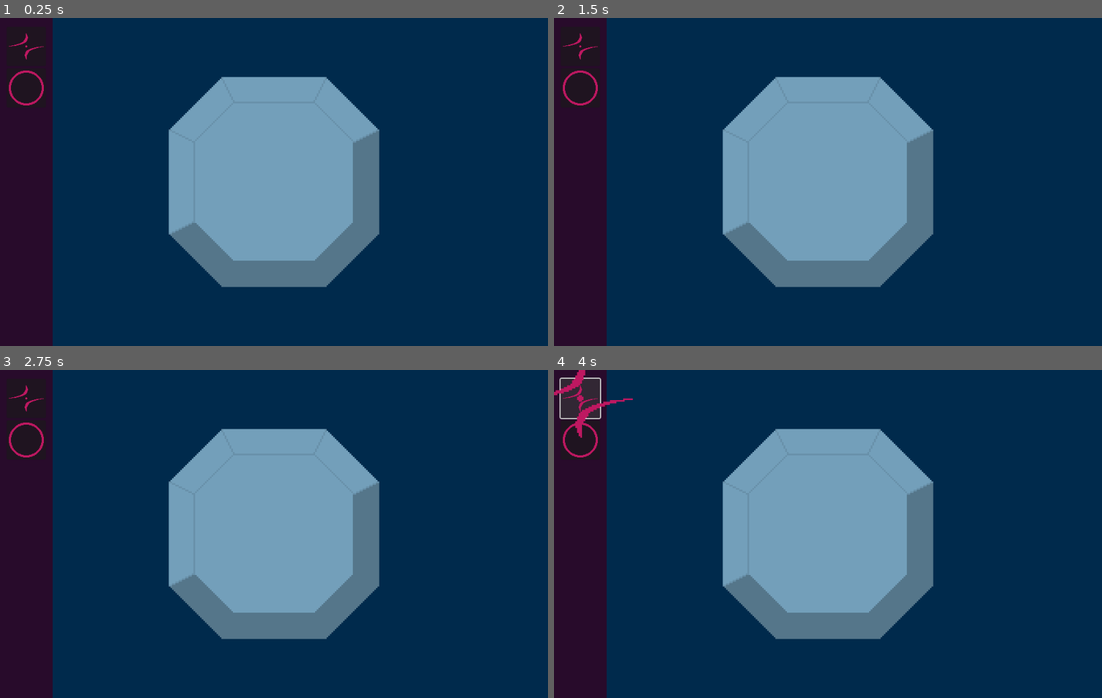
Above: before the commit, frames 1-4 (two rows, left to right).
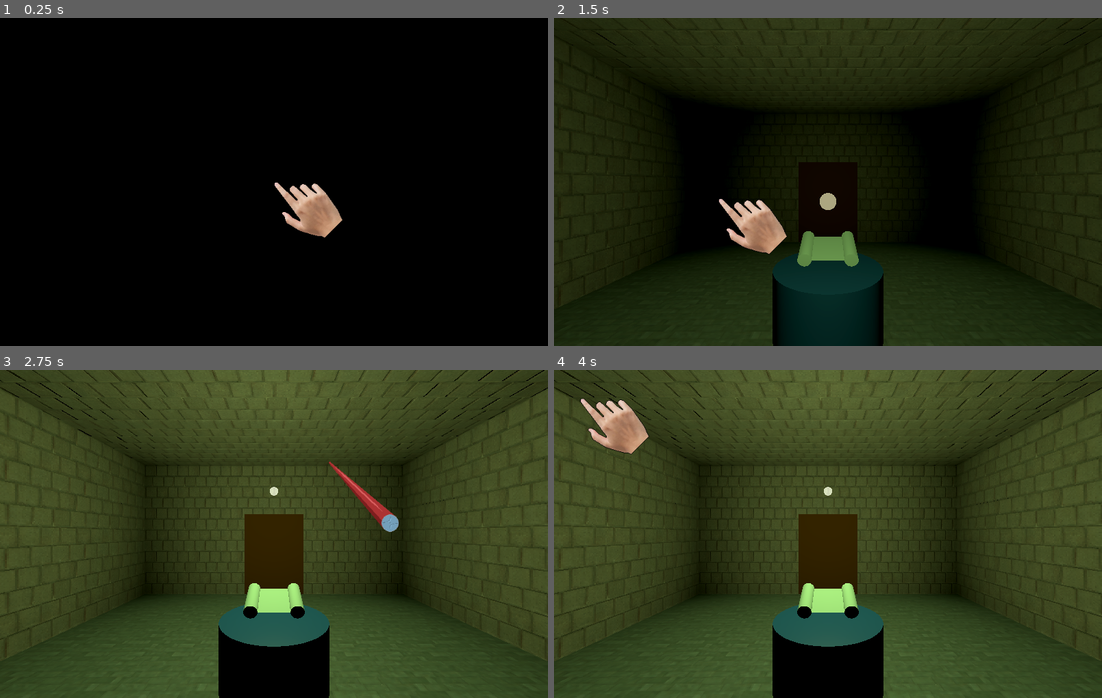
Above: after the commit, the same moments.

Repository: Wake1st/symbols-and-sorcery
Game: Godot game, scene res://rooms/light_room.tscn
Same seed, same stepped clock (60 frames per second), same inputs: the game is played once before the commit and once after it. Before the commit the project starts from res://rune_crafter/rune_crafter.tscn.
Inputs (mouse positions are in pixels of both pictures, inside the frame that each line leads up to):
- Up to frame 1 (0.25 s): no input
- Up to frame 2 (1.5 s): tap Enter at 0.5 s; move the mouse to (948, 165) at 0.52 s; hold Right mouse button (use_wand) 0.53-1.28 s; click (948, 165) at 0.67 s; move the mouse to (718, 198) at 1.27 s; right-click (718, 198) at 1.35 s; click (718, 198) at 1.42 s
- Up to frame 3 (2.75 s): move the mouse to (328, 461) at 2.02 s; hold Right mouse button (use_wand) from 2.03 s (still down); click (328, 461) at 2.17 s
- Up to frame 4 (4 s): tap Space at 2.75 s; move the mouse to (800, 599) at 2.77 s; release Right mouse button (use_wand) at 2.78 s; right-click (800, 599) at 2.85 s; click (800, 599) at 2.92 s; click (581, 399) at 3.52 s

The runs differ from the first frame. In frame 1, 100% of the frame differs, in the area x 0-100%, y 0-100%; in frame 2, 99%; in frame 3, 100%; in frame 4, 100%.

Commit message:
light spell casting in good order

Diff:
--- /dev/null
+++ b/light/light.gd
@@ -0,0 +1,58 @@
+extends Node3D
+
+signal finished
+
+@onready var timerOn = %TimerOn
+@onready var timerOff = %TimerOff
+@onready var follower = %Follower
+@onready var light = %Light
+@onready var lightOrb = %LightOrb
+
+@export_category("Light")
+@export var spellTime:float = 1.8
+@export var emission_max:float = 12.0
+
+var turning_on:bool = false
+var turning_off:bool = false
+var is_on:bool = false
+
+
+func cast() -> void:
+	if !is_on:
+		turning_on = true
+		timerOn.start()
+	else:
+		turning_off = true
+		timerOff.start()
+
+
+func _ready():
+	timerOn.wait_time = spellTime
+
+	follower.progress_ratio = 0
+	light.light_energy = 0
+	lightOrb.mesh.material.emission_energy_multiplier = 0
+
+
+func _physics_process(_delta):
+	if turning_on:
+		var progress = 1.0 - timerOn.time_left/spellTime
+		follower.progress_ratio = progress
+		light.light_energy = progress
+		lightOrb.mesh.material.emission_energy_multiplier = emission_max * progress
+	if turning_off:
+		var progress = timerOff.time_left/spellTime
+		light.light_energy = progress
+		lightOrb.mesh.material.emission_energy_multiplier = emission_max * progress
+
+
+func _on_timer_on_timeout():
+	turning_on = false
+	is_on = !is_on
+	finished.emit()
+
+
+func _on_timer_off_timeout():
+	turning_off = false
+	is_on = !is_on
+	finished.emit()
--- /dev/null
+++ b/light/light.tscn
@@ -0,0 +1,57 @@
+[gd_scene load_steps=5 format=3 uid="uid://c8xaptr321o6k"]
+
+[ext_resource type="Script" path="res://light/light.gd" id="1_4ff2q"]
+
+[sub_resource type="Curve3D" id="Curve3D_85ecw"]
+_data = {
+"points": PackedVector3Array(0, 0.00418621, 0.43442, 0, 0, -0.4, 0, 1, 1.8, 0, -0.25, 0.24, 0, 0.25, -0.24, 0, 1.4, 0.9, 0, 0.001, 0.4, 0, -0.000961065, -0.545312, 0, 1.8, 0),
+"tilts": PackedFloat32Array(0, 0, 0)
+}
+point_count = 3
+
+[sub_resource type="StandardMaterial3D" id="StandardMaterial3D_ntq66"]
+transparency = 1
+albedo_color = Color(0.796078, 0.980392, 0.596078, 0.152941)
+emission_enabled = true
+emission = Color(0.796078, 0.980392, 0.596078, 1)
+emission_energy_multiplier = 12.0
+
+[sub_resource type="SphereMesh" id="SphereMesh_ijgog"]
+material = SubResource("StandardMaterial3D_ntq66")
+radius = 0.04
+height = 0.08
+
+[node name="Light" type="Node3D"]
+script = ExtResource("1_4ff2q")
+
+[node name="Path" type="Path3D" parent="."]
+curve = SubResource("Curve3D_85ecw")
+
+[node name="Follower" type="PathFollow3D" parent="Path"]
+unique_name_in_owner = true
+transform = Transform3D(1, 0, 0, 0, 0.999995, 0, 0, 0, 0.999995, 0, 1, 1.8)
+
+[node name="Light" type="OmniLight3D" parent="Path/Follower"]
+unique_name_in_owner = true
+transform = Transform3D(1, 0, 0, 0, 1.00001, 0, 0, 0, 1.00001, 0, 0, 0)
+light_color = Color(0.796078, 0.980392, 0.596078, 1)
+omni_attenuation = 0.138696
+
+[node name="LightOrb" type="MeshInstance3D" parent="Path/Follower"]
+unique_name_in_owner = true
+transform = Transform3D(1, 0, 0, 0, 1.00001, 0, 0, 0, 1.00001, 0, 0, 0)
+mesh = SubResource("SphereMesh_ijgog")
+skeleton = NodePath("../../..")
+
+[node name="TimerOn" type="Timer" parent="."]
+unique_name_in_owner = true
+wait_time = 1.8
+one_shot = true
+
+[node name="TimerOff" type="Timer" parent="."]
+unique_name_in_owner = true
+wait_time = 0.2
+one_shot = true
+
+[connection signal="timeout" from="TimerOn" to="." method="_on_timer_on_timeout"]
+[connection signal="timeout" from="TimerOff" to="." method="_on_timer_off_timeout"]
--- /dev/null
+++ b/models/Spells.gd
@@ -0,0 +1,14 @@
+class_name Spells
+
+enum TYPE {
+	LIGHT,
+	VOID,
+	ENDOTHERMIC,
+	EXOTHERMIC,
+	ENDOROTATION,
+	EXOROTATION,
+	ENDOVIBRATION,
+	EXOVIBRATION,
+	LIFE,
+	DECAY
+}
--- a/project.godot
+++ b/project.godot
@@ -11,7 +11,7 @@
 [application]
 
 config/name="symbols-and-sorcery"
-run/main_scene="res://rune_crafter/rune_crafter.tscn"
+run/main_scene="res://rooms/light_room.tscn"
 config/features=PackedStringArray("4.2", "Forward Plus")
 config/icon="res://assets/icon.svg"
 
@@ -24,6 +24,7 @@
 
 folder_colors={
 "res://assets/": "red",
+"res://light/": "purple",
 "res://models/": "orange",
 "res://rooms/": "purple",
 "res://rune_crafter/": "purple",
--- /dev/null
+++ b/rooms/light_room.gd
@@ -0,0 +1,9 @@
+extends Node3D
+
+@onready var wand = %Wand
+@onready var light = %Light
+
+
+func _ready():
+	wand.cast_light.connect(light.cast)
+	light.finished.connect(wand.spell_finished)
--- a/rooms/light_room.tscn
+++ b/rooms/light_room.tscn
@@ -1,8 +1,11 @@
-[gd_scene load_steps=8 format=3 uid="uid://bd2osptl071da"]
+[gd_scene load_steps=12 format=3 uid="uid://bd2osptl071da"]
 
 [ext_resource type="PackedScene" uid="uid://be8eeq80vf17t" path="res://scroll/scroll.tscn" id="1_dr2h3"]
 [ext_resource type="PackedScene" uid="uid://c078fj3h6hphd" path="res://cursor.tscn" id="1_lt0wb"]
+[ext_resource type="Script" path="res://rooms/light_room.gd" id="1_mccc8"]
+[ext_resource type="PackedScene" uid="uid://c0ycl65jph6ju" path="res://wand.tscn" id="1_pq1el"]
 [ext_resource type="MeshLibrary" uid="uid://bwbsu80ly13cd" path="res://tilesets/dungeon_tileset.tres" id="2_7m75w"]
+[ext_resource type="PackedScene" uid="uid://c8xaptr321o6k" path="res://light/light.tscn" id="2_sek2c"]
 
 [sub_resource type="StandardMaterial3D" id="StandardMaterial3D_uju3m"]
 albedo_color = Color(0.309804, 0.156863, 0.0352941, 1)
@@ -19,7 +22,25 @@
 material = SubResource("StandardMaterial3D_6epur")
 height = 0.62
 
+[sub_resource type="Environment" id="Environment_tr7fj"]
+ambient_light_source = 1
+glow_enabled = true
+glow_intensity = 5.0
+glow_strength = 1.3
+glow_blend_mode = 0
+glow_hdr_threshold = 0.8
+glow_hdr_scale = 1.6
+fog_light_color = Color(0.796078, 0.980392, 0.596078, 1)
+fog_light_energy = 0.2
+
 [node name="LightRoom" type="Node3D"]
+script = ExtResource("1_mccc8")
+
+[node name="Wand" parent="." instance=ExtResource("1_pq1el")]
+unique_name_in_owner = true
+
+[node name="Light" parent="." instance=ExtResource("2_sek2c")]
+unique_name_in_owner = true
 
 [node name="Cursor" parent="." instance=ExtResource("1_lt0wb")]
 
@@ -35,11 +56,6 @@
 transform = Transform3D(1, 0, 0, 0, 1, 0, 0, 0, 1, 0, 1.4, 2)
 current = true
 
-[node name="OmniLight3D" type="OmniLight3D" parent="."]
-transform = Transform3D(1, 0, 0, 0, 1, 0, 0, 0, 1, 0, 1.83338, 0)
-light_color = Color(0.796078, 0.980392, 0.596078, 1)
-omni_attenuation = 0.138696
-
 [node name="Scroll" parent="." instance=ExtResource("1_dr2h3")]
 transform = Transform3D(0.2, 0, 0, 0, 0.0517638, 0.193185, 0, -0.193185, 0.0517638, 0, 0.789445, 0)
 
@@ -50,3 +66,6 @@
 data = {
 "cells": PackedInt32Array(0, 0, 655361, 0, 65535, 655361, 65535, 65535, 655361, 65535, 0, 655361, 65534, 1, 655361, 655 …(982 unchanged characters)…
 }
+
+[node name="WorldEnvironment" type="WorldEnvironment" parent="."]
+environment = SubResource("Environment_tr7fj")
--- a/wand.gd
+++ b/wand.gd
@@ -1,10 +1,22 @@
 extends Node
 
+signal cast_light
+
+var active_spell:Spells.TYPE = Spells.TYPE.LIGHT
+var is_casting:bool = false
 
 
-func _input(event):
-	if event is InputEventMouseButton && event.is_released():
-		var mouse_event = event as InputEventMouseButton
-		if mouse_event.button_index == MOUSE_BUTTON_LEFT:
-			#	cast spell (get coordinates, get spell effect, apply)
-			pass
+func spell_finished() -> void:
+	is_casting = false
+
+
+func _process(_delta):
+	if Input.is_mouse_button_pressed(MOUSE_BUTTON_LEFT
+	) && Input.is_mouse_button_pressed(MOUSE_BUTTON_RIGHT
+	) && active_spell == Spells.TYPE.LIGHT && !is_casting:
+		_apply_spell()
+
+
+func _apply_spell() -> void:
+	is_casting = true
+	cast_light.emit()
Not shown: 6 places in tilesets/dungeon_tileset.tres that only renumber resources
